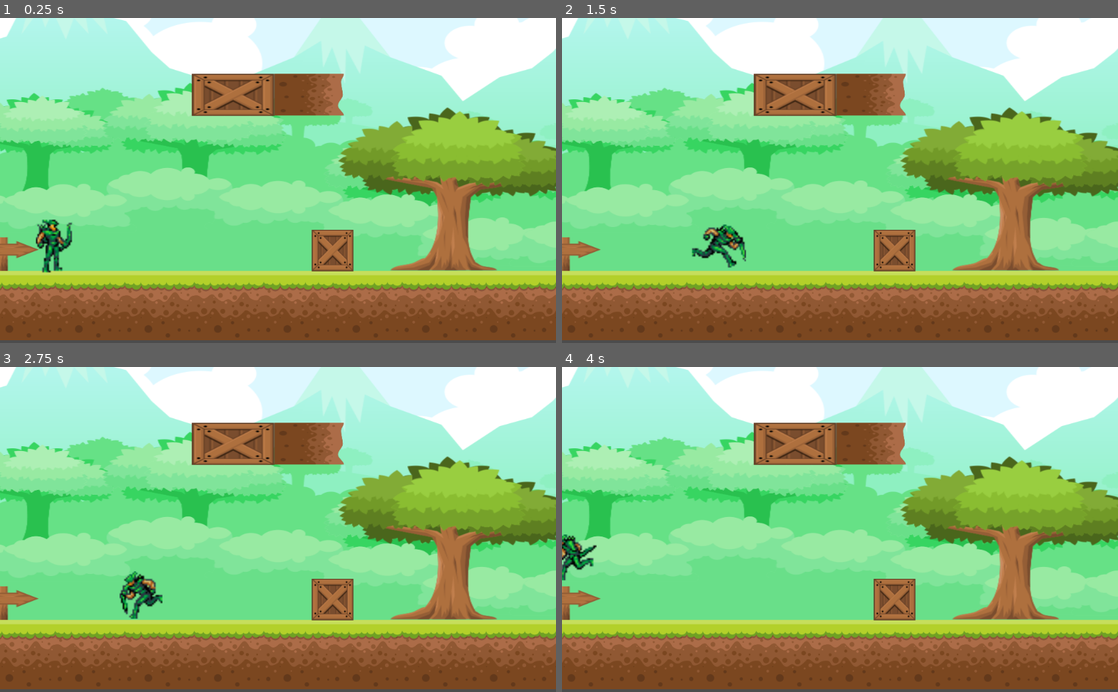
Above: before the commit, frames 1-4 (two rows, left to right).
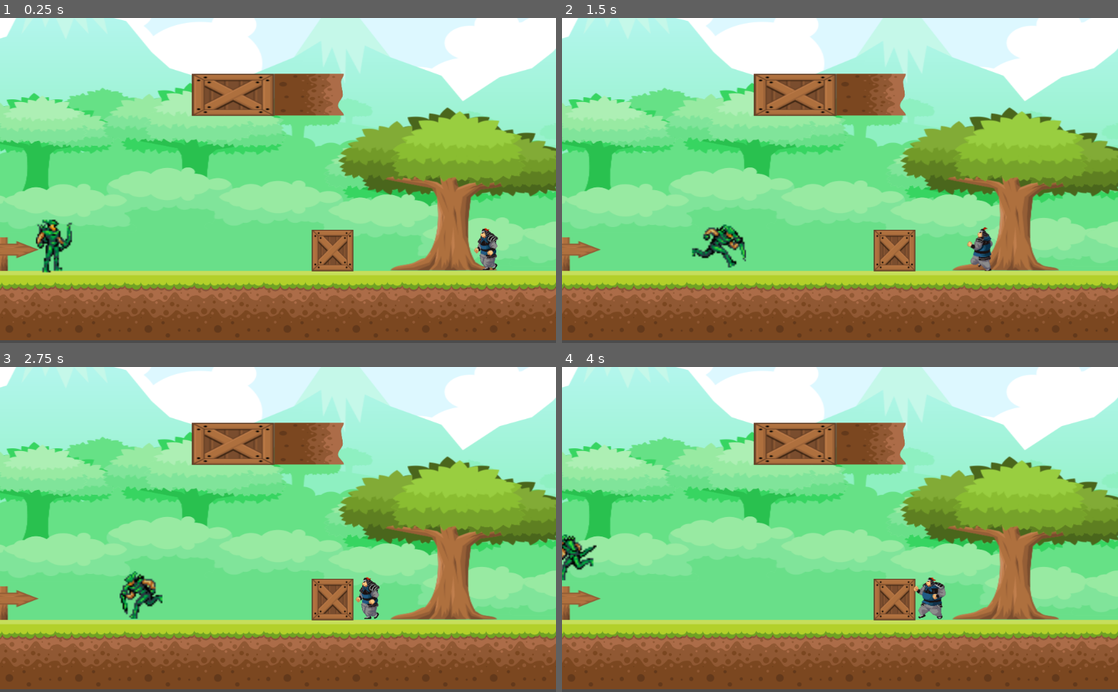
Above: after the commit, the same moments.

Repository: CC-SI/Game_lendas_corrompidas
Game: Godot game, scene res://src/Cenas/cenarioDeTestes.tscn
Same seed, same stepped clock (60 frames per second), same inputs: the game is played once before the commit and once after it.
Inputs:
- Up to frame 1 (0.25 s): no input
- Up to frame 2 (1.5 s): tap Enter (ui_accept) at 0.5, 0.77 s; hold Right (ui_right) from 0.53 s (still down)
- Up to frame 3 (2.75 s): tap Enter (ui_accept) at 1.52 s; release Right (ui_right) at 2.03 s; hold Left (ui_left) from 2.03 s (still down)
- Up to frame 4 (4 s): keep holding Left (ui_left); tap Enter (ui_accept) at 3.02, 3.77 s

The runs differ from the first frame. In frame 1, 0.4% of the frame differs, in the area x 85-90%, y 64-78%; in frame 2, 0.4%; in frame 3, 0.4%; in frame 4, 0.5%, in the area x 63-69%, y 64-78%.

Commit message:
feat : inimigo no cenario de testes

Diff:
--- a/src/Cenas/cenarioDeTestes.tscn
+++ b/src/Cenas/cenarioDeTestes.tscn
@@ -7,6 +7,7 @@
 [ext_resource path="res://src/Texturas/Cenario/Tiles/6.png" type="Texture" id=5]
 [ext_resource path="res://src/Texturas/Cenario/BG/BG.png" type="Texture" id=6]
 [ext_resource path="res://src/Cenas/Player.tscn" type="PackedScene" id=7]
+[ext_resource path="res://src/Cenas/InimigoSonic.tscn" type="PackedScene" id=8]
 
 [sub_resource type="RectangleShape2D" id=1]
 extents = Vector2( 574.5, 67 )
@@ -115,3 +116,6 @@
 position = Vector2( 95, 385 )
 velocidade = 200.0
 forca_pulo = 500.0
+
+[node name="KinematicBody2D" parent="." instance=ExtResource( 8 )]
+position = Vector2( 937, 428 )
Not shown: 1 places in src/Cenas/cenarioDeTestes.tscn that only renumber resources
